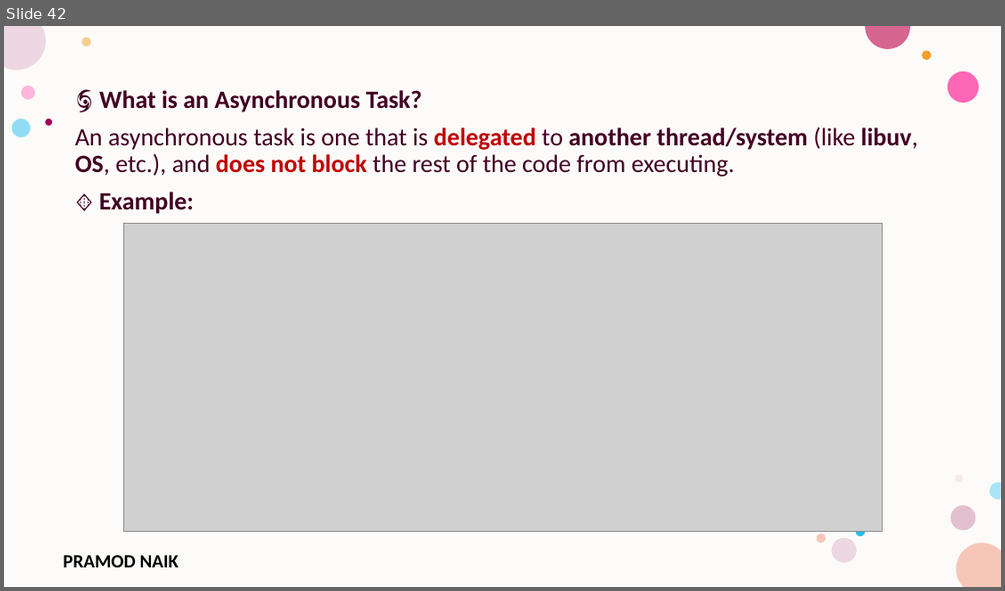
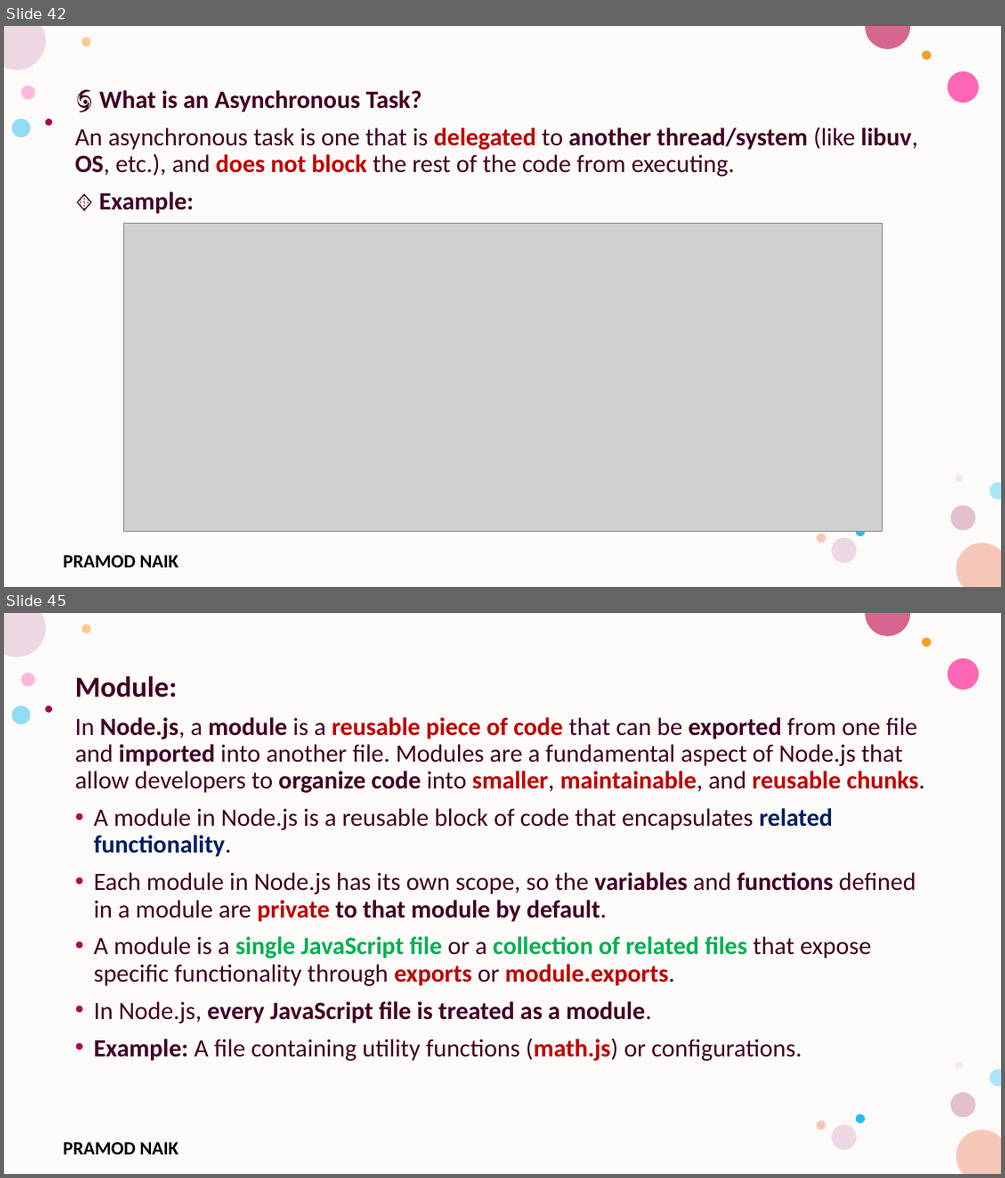
Before and after one commit to PRAMODNAIK-DEV/Node.js-Hands-on-Workshop, a slide deck: Node.js-Hands-on-Workshop 2025.pptx. Shown one above the other, each under a label of ours: slide 42 before the commit, slides 42 and 45 after it; the slides between them are not shown. The pictures are 1005x591 and 1005x1178 pixels, drawn with LibreOffice and Linux fonts; fonts in the diff are those of the drawing; grey boxes stand for pictures; background and template pictures are left out. Boxes give left, top, right and bottom in pixels: in the first picture for what was removed or moved away, otherwise in the second. Text is boxed around its words. In the diff, an @@ line names an element or a change of style, - is before the commit and + after.

```diff
--- a/Node.js-Hands-on-Workshop 2025.pptx
+++ b/Node.js-Hands-on-Workshop 2025.pptx
@@ slide 45 added at [4, 613, 1001, 1174], background #FFFFFF; not listed: 17 template elements that a slide beside it also shows @@
@@ text added at [75, 676, 925, 1061], 24 pt, text #420023 @@
+Module:
+In Node.js, a module is a reusable piece of code that can be exported from one file and imported into another file. Modules are a fundamental aspect of Node.js that allow developers to organize code into smaller, maintainable, and reusable chunks.
+• A module in Node.js is a reusable block of code that encapsulates related functionality.
+• Each module in Node.js has its own scope, so the variables and functions defined in a module are private to that module by default.
+• A module is a single JavaScript file or a collection of related files that expose specific functionality through exports or module.exports.
+• In Node.js, every JavaScript file is treated as a module.
+• Example: A file containing utility functions (math.js) or configurations.
```
Also in this commit, not shown: 1 slide changed, 16 other slides added, 2 slides removed.
